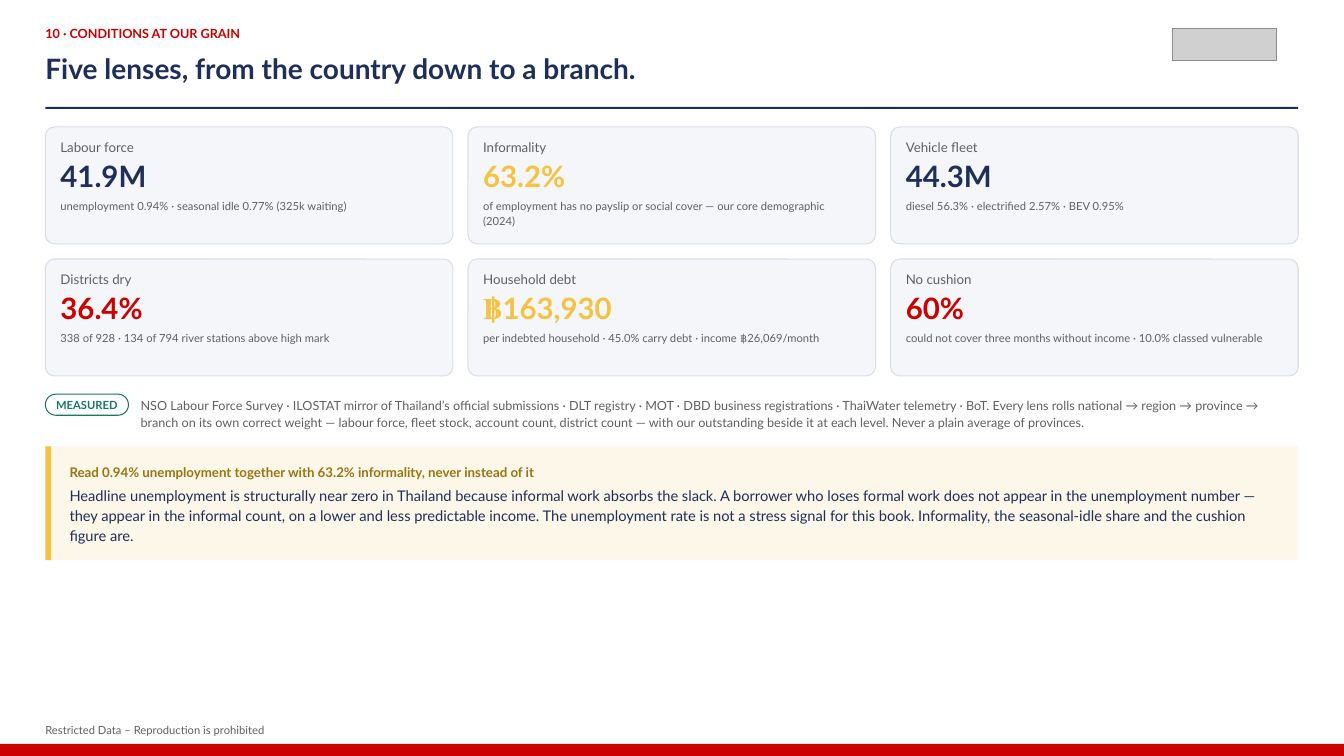
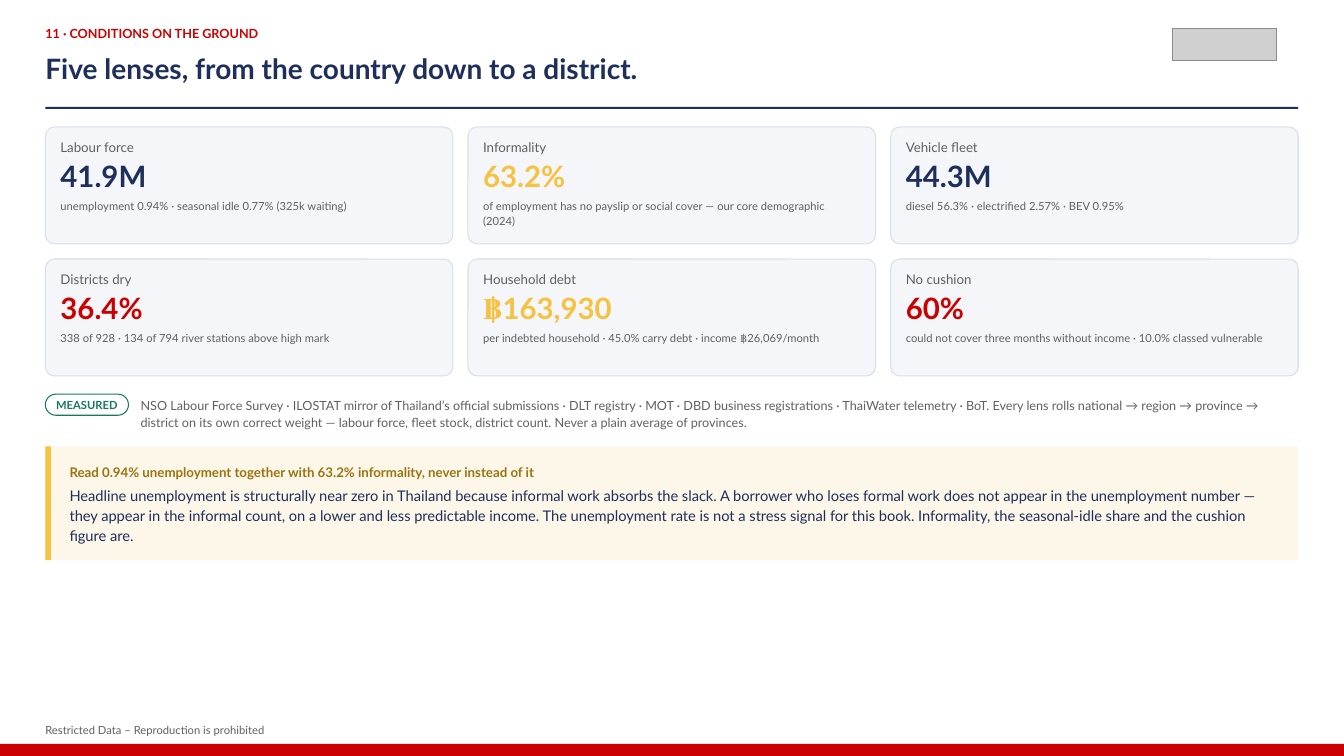
Before and after one commit to kaustavb2101/competitive-intel, a slide deck: slide 17 of docs/decks/mcom-2026-08-05-macro.pptx (slide 18 before the commit). Drawn at 1344x756 pixels with LibreOffice and Linux fonts; fonts in the diff are those of the drawing; grey boxes stand for pictures. Boxes give left, top, right and bottom in pixels: in the first picture for what was removed or moved away, otherwise in the second. Text is boxed around its words. In the diff, an @@ line names an element or a change of style, - is before the commit and + after.

```diff
--- a/docs/decks/mcom-2026-08-05-macro.pptx
+++ b/docs/decks/mcom-2026-08-05-macro.pptx
@@ text at bbox=[45, 28, 258, 38]: text changed @@
-10 · CONDITIONS AT OUR GRAIN
+11 · CONDITIONS ON THE GROUND
@@ text at bbox=[45, 58, 637, 84]: text changed @@
-Five lenses, from the country down to a branch.
+Five lenses, from the country down to a district.
@@ text at bbox=[141, 400, 1242, 430]: text changed @@
-NSO Labour Force Survey · ILOSTAT mirror of Thailand’s official submissions · DLT registry · MOT · DBD business registrations · ThaiWater telemetry · BoT. Every lens rolls national → region → province → branch on its own correct weight — labour force, fleet stock, account count, district count — with our outstanding beside it at each level. Never a plain average of provinces.
+NSO Labour Force Survey · ILOSTAT mirror of Thailand’s official submissions · DLT registry · MOT · DBD business registrations · ThaiWater telemetry · BoT. Every lens rolls national → region → province → district on its own correct weight — labour force, fleet stock, district count. Never a plain average of provinces.
```
Also in this commit, not shown: 12 other slides changed, 5 slides added, 6 slides removed, 1 other file.
